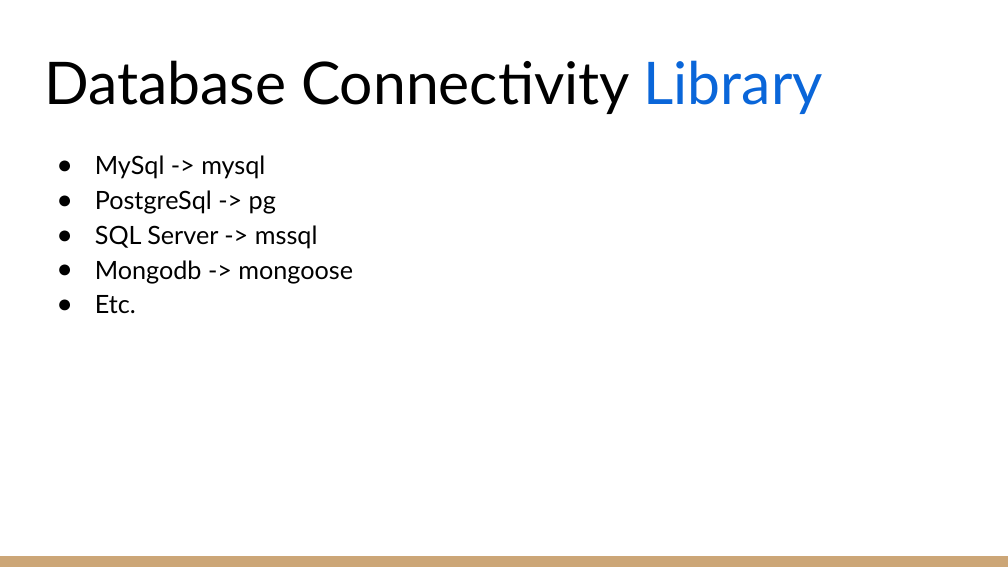
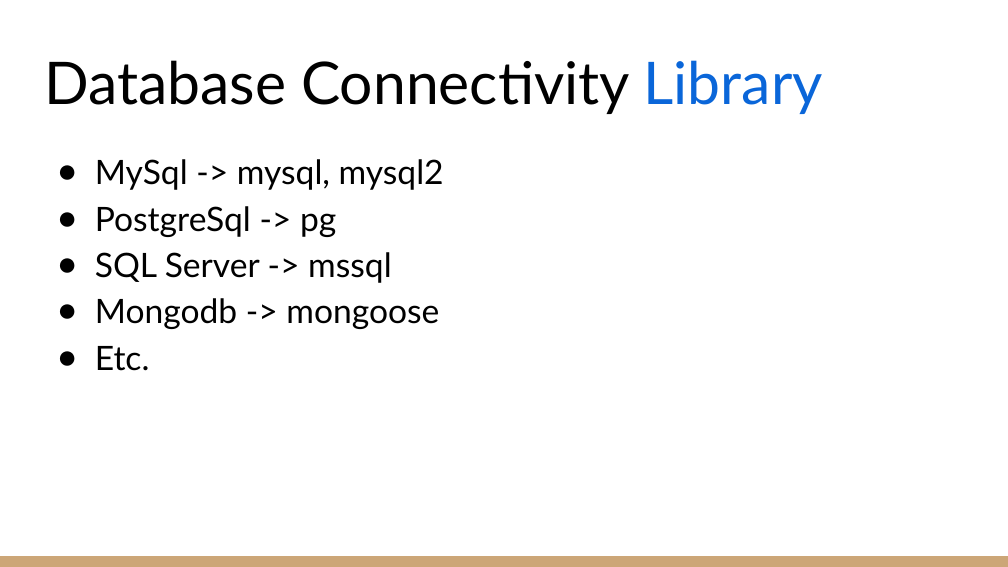
Before and after one commit to ADENH/pweb-node-js, a slide deck: slide 7 of Materi 1 - Database Connectivity/Node Js - Database Connectivity.pptx (slide 6 before the commit). Drawn at 1008x567 pixels with LibreOffice and Linux fonts; fonts in the diff are those of the drawing. Boxes give left, top, right and bottom in pixels: in the first picture for what was removed or moved away, otherwise in the second. Text is boxed around its words. In the diff, an @@ line names an element or a change of style, - is before the commit and + after.

Commit message:
database connectivity

```diff
--- a/Materi 1 - Database Connectivity/Node Js - Database Connectivity.pptx
+++ b/Materi 1 - Database Connectivity/Node Js - Database Connectivity.pptx
@@ text at <box>95,159,444,190</box>: text changed; size 18 to 24 pt @@
-● MySql -> mysql
+● MySql -> mysql, mysql2
@@ text at <box>95,206,439,371</box>: size 18 to 24 pt in "PostgreSql -> pg", "SQL Server -> mssql", "Mongodb -> mongoose", "Etc." @@
```
Also in this commit, not shown: 1 other slide changed, 9 slides added, 13 other files.
